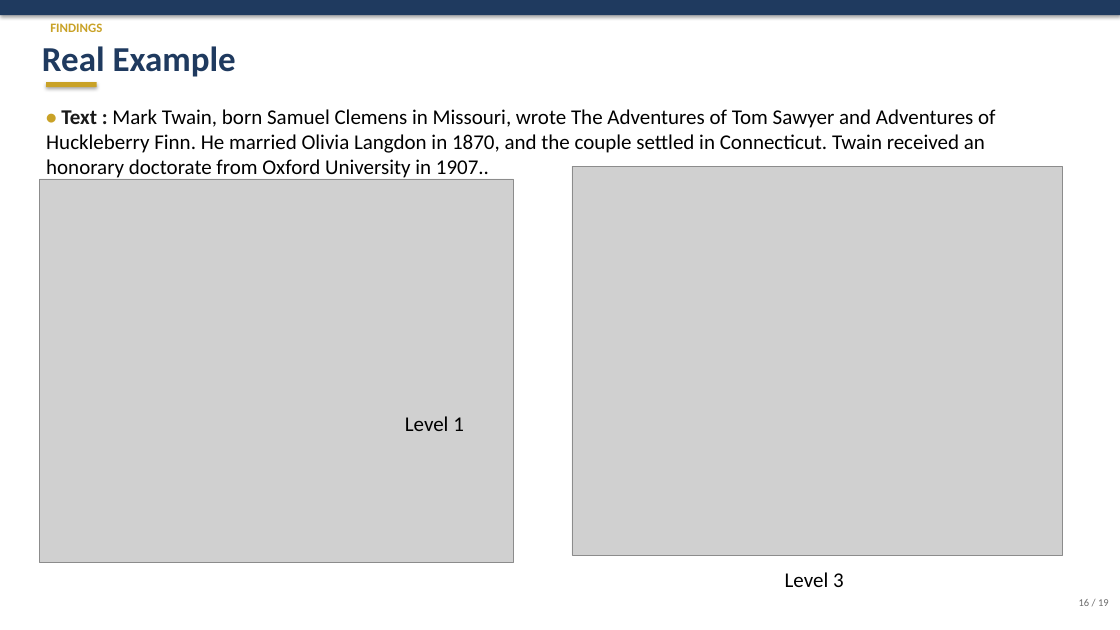
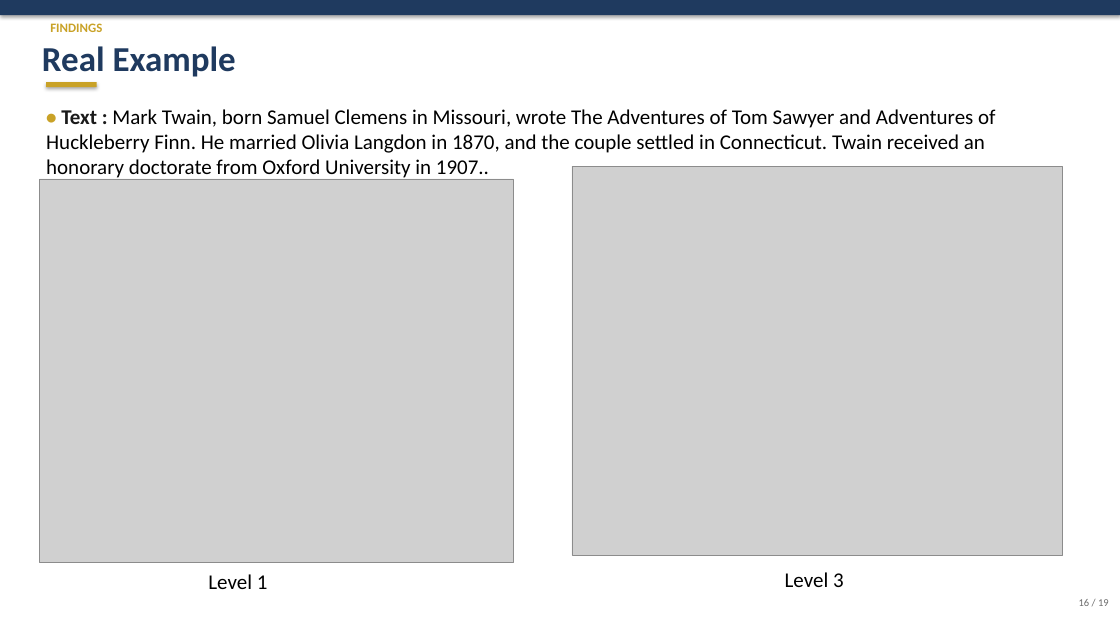
Before and after one commit to MohamadJehad/llm-knowledge-graph-extractor, a slide deck: slide 16 of paper/Knowledge_engineering_slides.pptx (slide 15 before the commit). Drawn at 1120x630 pixels with LibreOffice and Linux fonts; fonts in the diff are those of the drawing; grey boxes stand for pictures. Boxes give left, top, right and bottom in pixels: in the first picture for what was removed or moved away, otherwise in the second. Text is boxed around its words. In the diff, an @@ line names an element or a change of style, - is before the commit and + after.

```diff
--- a/paper/Knowledge_engineering_slides.pptx
+++ b/paper/Knowledge_engineering_slides.pptx
@@ text "Level 1": place and size @@
-text "Level 1" at (405,416,464,431)
+text "Level 1" at (208,574,268,589)
```
Also in this commit, not shown: 13 other slides changed, 1 slide added.
